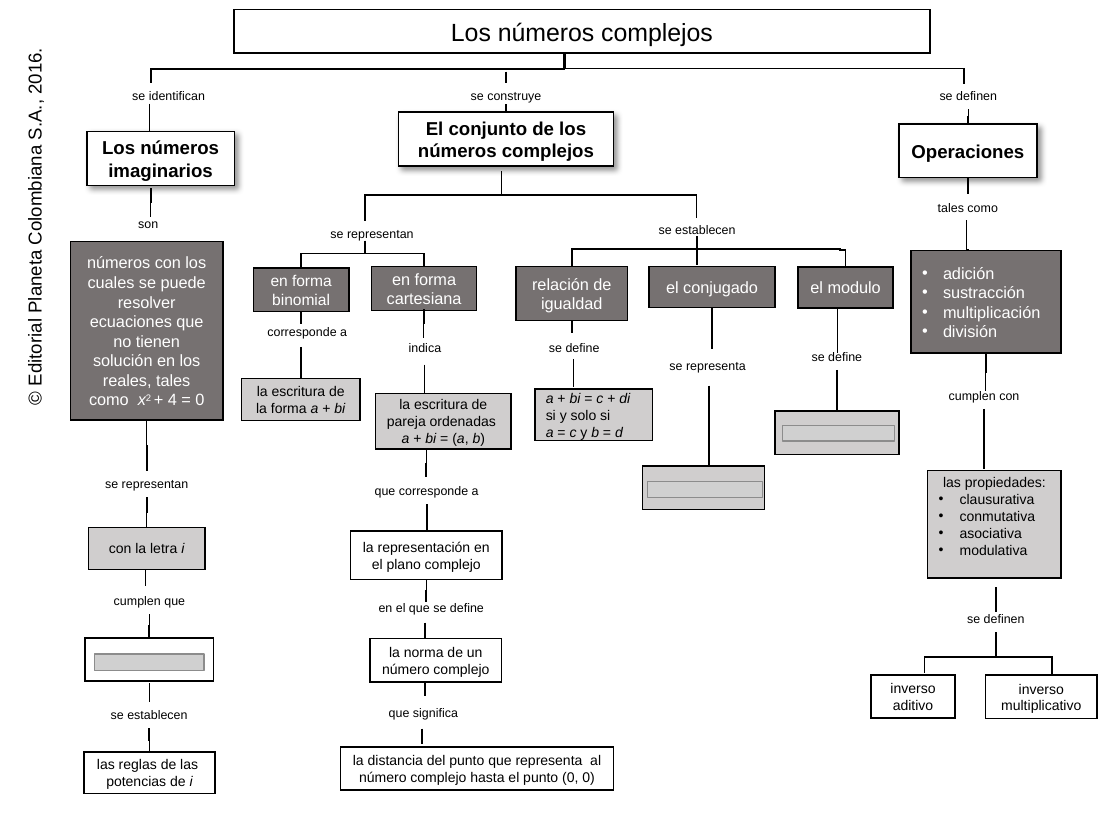
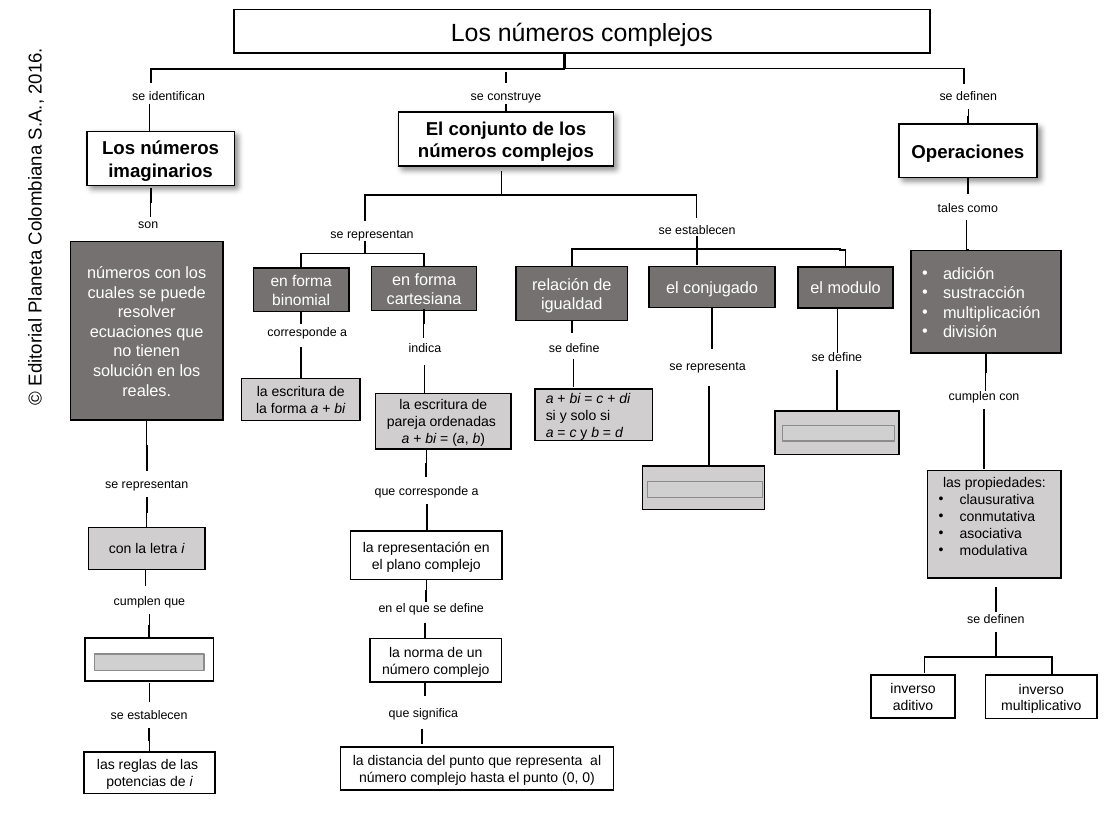
Before and after one commit to AulaPlanetaColombia/Matematicas, a slide deck: slide 1 of fuentes/contenidos/grado09/guion03/MapaConceptual_MA_09_03_CO.pptx. Drawn at 1120x840 pixels with LibreOffice and Linux fonts; fonts in the diff are those of the drawing; grey boxes stand for pictures; background and template pictures are left out. Boxes give left, top, right and bottom in pixels: in the first picture for what was removed or moved away, otherwise in the second. Text is boxed around its words. In the diff, an @@ line names an element or a change of style, - is before the commit and + after.

```diff
--- a/fuentes/contenidos/grado09/guion03/MapaConceptual_MA_09_03_CO.pptx
+++ b/fuentes/contenidos/grado09/guion03/MapaConceptual_MA_09_03_CO.pptx
@@ text in rectangle at (x1=87, y1=266, x2=206, y2=396): text changed @@
-números con los cuales se puede resolver ecuaciones que no tienen solución en los reales, tales como x2 + 4 = 0
+números con los cuales se puede resolver ecuaciones que no tienen solución en los reales.
```
Also in this commit, not shown: 4 other files.
